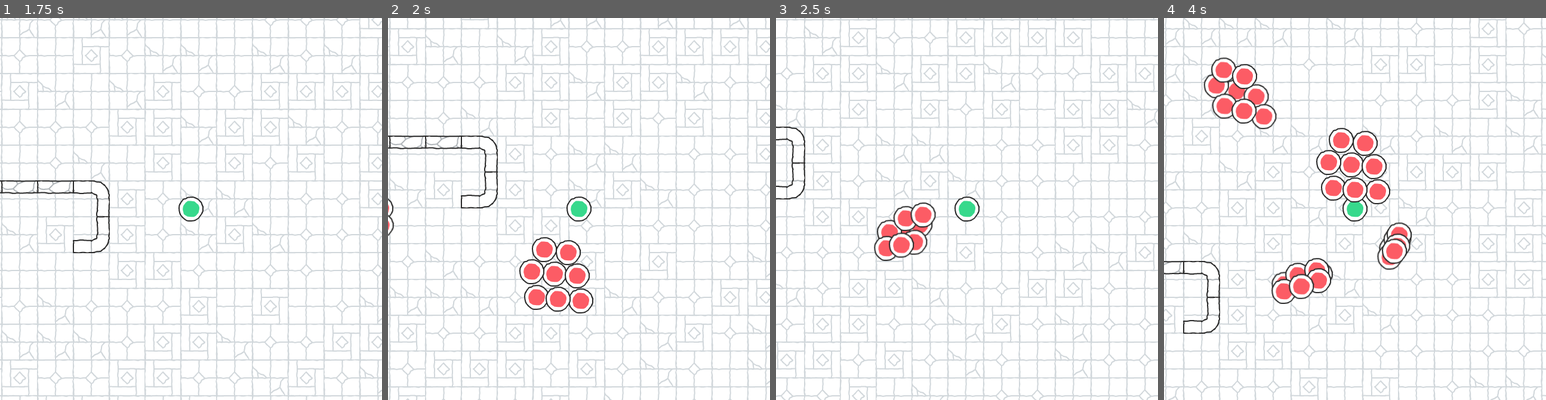
Above: before the commit, frames 1-4 (left to right).
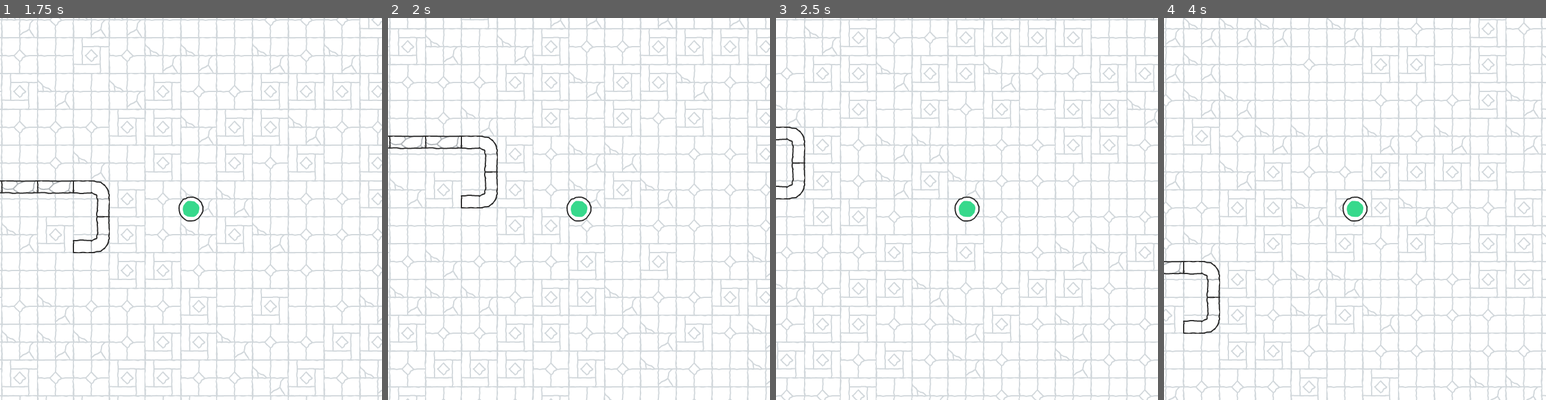
Above: after the commit, the same moments.

Repository: Demoli/GodotBulletHeaven
Game: Godot game, scene res://Game.tscn
The game is run twice, just before and just after one commit, with the same random seed, the same clock (stepped at 60 frames per second) and the same inputs.
Inputs:
- Up to frame 1 (1.75 s): tap Enter at 0.5 s; hold D (p_move_right) 0.53-1.28 s; hold S (p_move_down) from 1.28 s (still down)
- Up to frame 2 (2 s): keep holding S (p_move_down)
- Up to frame 3 (2.5 s): release S (p_move_down) at 2.03 s; hold D (p_move_right) from 2.03 s (still down)
- Up to frame 4 (4 s): release D (p_move_right) at 2.78 s; hold W (p_move_up) 2.78-3.53 s; hold A (p_move_left) from 3.53 s (still down)

Frame 1 is identical in both runs. In frame 2, 2.1% of the frame differs, in the area x 0-54%, y 47-78%; in frame 3, 1.3%; in frame 4, 5.4%, in the area x 10-65%, y 10-75%.
Error after the commit: Invalid access to property or key 'hp' on a base object of type 'Node2D (BasePlayerStats)'. (res://Player/Player.gd:4)

Commit message:
feat: start adding player stats

Diff:
--- a/Player/Player.gd
+++ b/Player/Player.gd
@@ -1,12 +1,12 @@
 extends CharacterBody2D
 
-@export var base_speed = 300
-@export var hp = 100
+@onready var move_speed = $PlayerStats.move_speed
+@onready var hp = $PlayerStats.hp
 
 var touching_enemies : Array[Enemy] = []
 
 func _physics_process(delta):
-	velocity = Input.get_vector("p_move_left","p_move_right", "p_move_up","p_move_down") * base_speed
+	velocity = Input.get_vector("p_move_left","p_move_right", "p_move_up","p_move_down") * move_speed
 
 	move_and_slide()
 
@@ -14,7 +14,6 @@
 	var body = area.get_parent()
 
 	touching_enemies.append(body)
-
 
 func _on_enemy_collider_area_exited(area: Area2D):
 	var body = area.get_parent()
--- a/Player/Player.tscn
+++ b/Player/Player.tscn
@@ -1,8 +1,9 @@
-[gd_scene load_steps=6 format=3 uid="uid://cy4uk0blx6meh"]
+[gd_scene load_steps=7 format=3 uid="uid://cy4uk0blx6meh"]
 
 [ext_resource type="Texture2D" uid="uid://07ksx2ec3ifl" path="res://Assets/Default (64px)/Characters/green_character.png" id="1_1iqv8"]
 [ext_resource type="Script" path="res://Player/Player.gd" id="1_ud5d4"]
 [ext_resource type="PackedScene" uid="uid://bw8vhuc3rvjlj" path="res://Weapons/AOE/BaseAOEWeapon.tscn" id="3_qenh1"]
+[ext_resource type="PackedScene" uid="uid://dufklmm2gqe2h" path="res://Player/PlayerStats/BasePlayerStats.tscn" id="4_phrd2"]
 
 [sub_resource type="CapsuleShape2D" id="CapsuleShape2D_ym01c"]
 radius = 12.0
@@ -35,6 +36,8 @@
 
 [node name="BaseAOEWeapon" parent="Weapons" instance=ExtResource("3_qenh1")]
 
+[node name="PlayerStats" parent="." instance=ExtResource("4_phrd2")]
+
 [connection signal="area_entered" from="EnemyCollider" to="." method="_on_enemy_collider_area_entered"]
 [connection signal="area_exited" from="EnemyCollider" to="." method="_on_enemy_collider_area_exited"]
 [connection signal="timeout" from="DamageTimer" to="." method="_on_damage_timer_timeout"]
--- /dev/null
+++ b/Player/PlayerStats/BasePlayerStats.gd
@@ -0,0 +1,12 @@
+class_name BasePlayerStats
+extends Node2D
+
+@export var move_speed := 300.0
+
+@export var max_hp := 100
+
+@export var hp_regen := 0.0
+
+@export var area := 1.0
+
+@export var attack_speed := 0.0
--- /dev/null
+++ b/Player/PlayerStats/BasePlayerStats.tscn
@@ -0,0 +1,6 @@
+[gd_scene load_steps=2 format=3 uid="uid://dufklmm2gqe2h"]
+
+[ext_resource type="Script" path="res://Player/PlayerStats/BasePlayerStats.gd" id="1_g2ei0"]
+
+[node name="BasePlayerStats" type="Node2D"]
+script = ExtResource("1_g2ei0")
--- a/Waves/WaveSpawner.gd
+++ b/Waves/WaveSpawner.gd
@@ -6,16 +6,12 @@
 @onready var camera = get_viewport().get_camera_2d()
 @onready var viewport_size = camera.get_viewport_rect().size
 
-# Called when the node enters the scene tree for the first time.
 func _ready():
 	spawn()
 	$WaveTimer.start()
 
-
-# Called every frame. 'delta' is the elapsed time since the previous frame.
 func _process(delta):
 	pass
-
 
 func _on_wave_timer_timeout():
 	spawn()
--- a/Waves/WaveSpawner.tscn
+++ b/Waves/WaveSpawner.tscn
@@ -6,5 +6,6 @@
 script = ExtResource("1_ltklx")
 
 [node name="WaveTimer" type="Timer" parent="."]
+wait_time = 3.0
 
 [connection signal="timeout" from="WaveTimer" to="." method="_on_wave_timer_timeout"]
--- a/Weapons/AOE/BaseAOEWeapon.gd
+++ b/Weapons/AOE/BaseAOEWeapon.gd
@@ -1,16 +1,17 @@
+class_name AOEWeapon
 extends Area2D
 
-@export var cooldown := 1.0
+@export var fire_cooldown := 1.0
 @export var damage_per_tick := 1.0
 
 # Called when the node enters the scene tree for the first time.
 func _ready():
-	set_cooldown(cooldown)
+	set_fire_cooldown(fire_cooldown)
 	$FireTimer.start()
 
-func set_cooldown(cooldown: float):
-	self.cooldown = cooldown
-	$FireTimer.wait_time = cooldown
+func set_fire_cooldown(fire_cooldown: float):
+	self.fire_cooldown = fire_cooldown
+	$FireTimer.wait_time = fire_cooldown
 	pass
 
 # Called every frame. 'delta' is the elapsed time since the previous frame.
--- a/Weapons/AOE/BaseAOEWeapon.tscn
+++ b/Weapons/AOE/BaseAOEWeapon.tscn
@@ -3,7 +3,7 @@
 [ext_resource type="Script" path="res://Weapons/AOE/BaseAOEWeapon.gd" id="1_06ibh"]
 
 [sub_resource type="CircleShape2D" id="CircleShape2D_t3e7g"]
-radius = 40.0
+radius = 60.0
 
 [node name="BaseAOEWeapon" type="Area2D"]
 collision_layer = 0
Not shown, changed: Tiles/sampleSheet.tsx
Not shown, changed: Tiles/dungeonstiled-project.tiled-session
